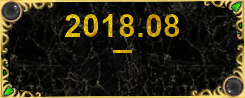
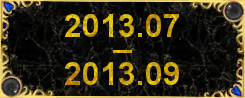
Layered file, before and after one edit (245×98). Changes by layer:
renamed "201808 - ?" to "201808-2020.12", hid the group it (12 layers) over left=0, top=0, right=245, bottom=98
painted on "Wklejona warstwa #5" over left=65, top=62, right=179, bottom=85
painted on "lg #5" over left=0, top=0, right=245, bottom=55
painted on "g #5" over left=17, top=0, right=228, bottom=2
painted on "pg #5" over left=0, top=0, right=245, bottom=44
painted on "pd #5" over left=0, top=43, right=245, bottom=98
painted on "d #5" over left=17, top=96, right=228, bottom=98
painted on "ld #5" over left=0, top=54, right=245, bottom=98
showed group "201307-201309" (12 layers) over left=0, top=0, right=245, bottom=98
painted on "lg #4" over left=0, top=0, right=245, bottom=55
painted on "g #4" over left=17, top=0, right=228, bottom=2
painted on "pg #4" over left=0, top=0, right=245, bottom=44
painted on "pd #4" over left=0, top=43, right=245, bottom=98
painted on "d #4" over left=17, top=96, right=228, bottom=98
painted on "ld #4" over left=0, top=54, right=245, bottom=98
